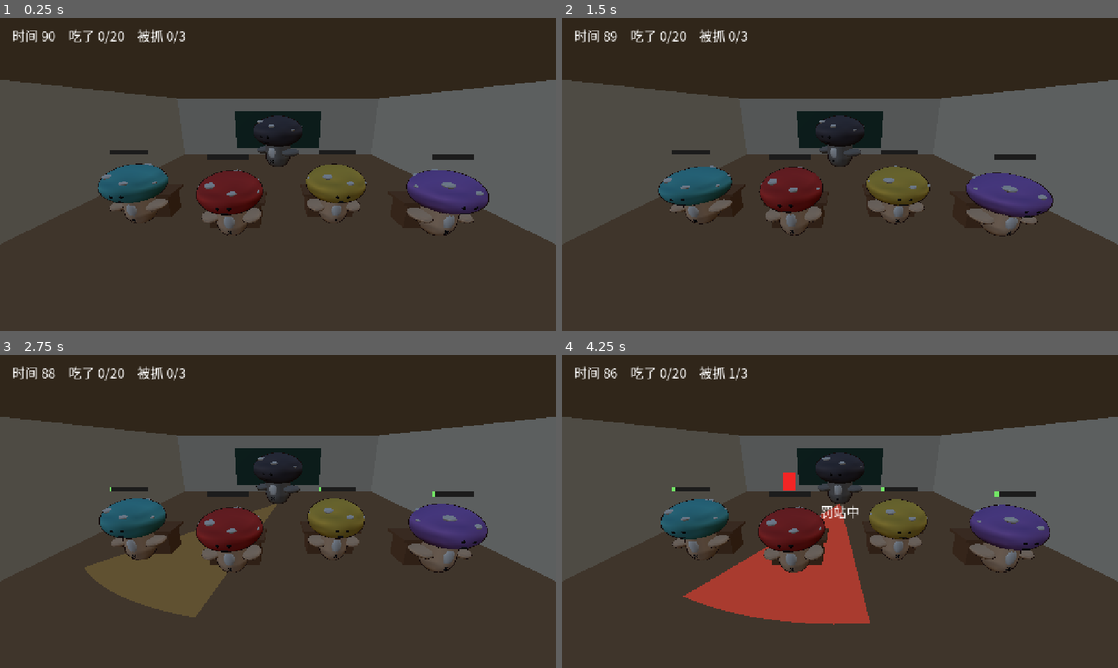
Above: before the commit, frames 1-4 (two rows, left to right).
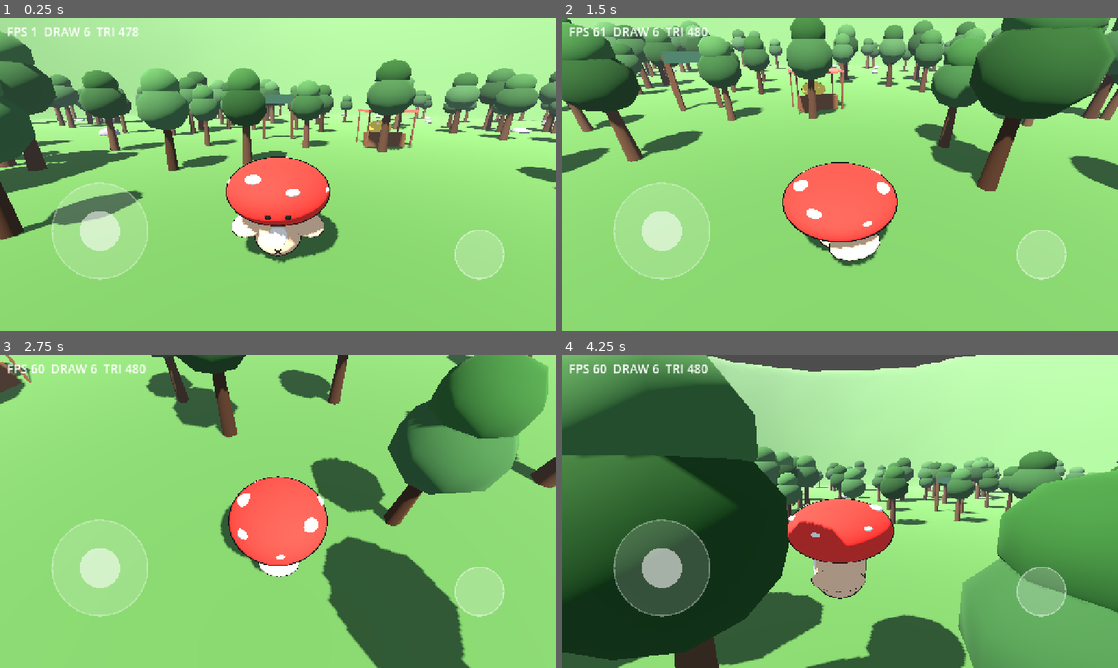
Above: after the commit, the same moments.

Repository: tuzkimo/fungi-party
Game: Godot game, scene res://game/main.tscn
The game is run twice, just before and just after one commit, with the same random seed, the same clock (stepped at 60 frames per second) and the same inputs. Before the commit the project starts from res://game/minigame/classroom.tscn.
Inputs (mouse positions are in pixels of both pictures, inside the frame that each line leads up to):
- Up to frame 1 (0.25 s): no input
- Up to frame 2 (1.5 s): move the mouse to (962, 158) at 0.52 s; hold D (move_right) 0.53-1.25 s; hold Shift (run) 0.53-1.25 s; click (962, 158) at 0.67 s; tap Space (jump) at 0.77 s; drag from (728, 190) to (812, 237) at 1.27 s
- Up to frame 3 (2.75 s): move the mouse to (333, 442) at 2.02 s; hold D (move_right) from 2.03 s (still down); hold Shift (run) from 2.03 s (still down)
- Up to frame 4 (4.25 s): release D (move_right) at 2.75 s; release Shift (run) at 2.75 s; drag from (812, 574) to (673, 464) at 2.77 s; move the mouse to (1006, 558) at 3.52 s; hold A (move_left) from 3.53 s (still down); hold Ctrl (orbit) from 3.53 s (still down); tap Space (jump) at 3.77 s; tap Shift (run) at 3.8 s

The runs differ from the first frame. In frame 1, 97% of the frame differs, in the area x 0-100%, y 0-100%; in frame 2, 98%; in frame 3, 99%; in frame 4, 99%.

Commit message:
v2 收尾：校门往返、无头往返验证、docs 更新

Diff:
--- a/game/minigame/classroom.gd
+++ b/game/minigame/classroom.gd
@@ -41,6 +41,9 @@
 
 	for i in Config.NPC_GUTS.size():
 		_npcs.append(NpcSeat.new(Config.NPC_GUTS[i], i + 11))
+
+	_ui.again_pressed.connect(func() -> void: get_tree().reload_current_scene())
+	_ui.forest_pressed.connect(func() -> void: get_tree().change_scene_to_file(Config.FOREST_PATH))
 
 
 func _input(event: InputEvent) -> void:
--- /dev/null
+++ b/game/world/door.gd
@@ -0,0 +1,79 @@
+class_name ClassroomDoor
+extends Node3D
+
+## 森林校门：站在门口 1 秒进教室。用区域内的 body 列表每帧判，
+## 不缓存进入事件——场景往返后旧的信号连接会指向已释放的节点。
+
+const HOLD_SECONDS := 1.0
+const WOOD := Color(0.34, 0.23, 0.15)
+const BOARD := Color(0.16, 0.32, 0.26)
+const RING_COLOR := Color(0.95, 0.85, 0.35)
+
+var _area: Area3D
+var _ring: MeshInstance3D
+var _hold := 0.0
+
+
+func _ready() -> void:
+	var wood := _solid(WOOD)
+	_box("PostLeft", Vector3(0.28, 3.0, 0.28), Vector3(-1.1, 1.5, 0.0), wood)
+	_box("PostRight", Vector3(0.28, 3.0, 0.28), Vector3(1.1, 1.5, 0.0), wood)
+	_box("Lintel", Vector3(2.5, 0.35, 0.35), Vector3(0.0, 3.0, 0.0), wood)
+	_box("Sign", Vector3(2.3, 0.6, 0.08), Vector3(0.0, 3.05, 0.22), _solid(BOARD))
+
+	var ring_mesh := CylinderMesh.new()
+	ring_mesh.top_radius = 0.9
+	ring_mesh.bottom_radius = 0.9
+	ring_mesh.height = 0.02
+	ring_mesh.radial_segments = 24
+	_ring = MeshInstance3D.new()
+	_ring.name = "HoldRing"
+	_ring.mesh = ring_mesh
+	_ring.material_override = _solid(RING_COLOR)
+	_ring.position = Vector3(0.0, 0.01, 0.0)
+	_ring.scale = Vector3(0.1, 1.0, 0.1)
+	add_child(_ring)
+
+	_area = Area3D.new()
+	_area.name = "Trigger"
+	_area.position = Vector3(0.0, 1.0, 0.0)
+	var shape := CollisionShape3D.new()
+	var box := BoxShape3D.new()
+	box.size = Vector3(2.2, 2.0, 1.6)
+	shape.shape = box
+	_area.add_child(shape)
+	add_child(_area)
+
+
+func _physics_process(delta: float) -> void:
+	var inside := false
+	for body in _area.get_overlapping_bodies():
+		if body is Player:
+			inside = true
+			break
+
+	_hold = _hold + delta if inside else 0.0
+	if _hold >= HOLD_SECONDS:
+		get_tree().change_scene_to_file(Config.CLASSROOM_PATH)
+		return
+
+	var progress := 0.1 + 0.9 * minf(_hold / HOLD_SECONDS, 1.0)
+	_ring.scale = Vector3(progress, 1.0, progress)
+
+
+func _box(node_name: String, size: Vector3, pos: Vector3, material: Material) -> void:
+	var mesh := BoxMesh.new()
+	mesh.size = size
+	var node := MeshInstance3D.new()
+	node.name = node_name
+	node.mesh = mesh
+	node.position = pos
+	node.material_override = material
+	add_child(node)
+
+
+func _solid(color: Color) -> StandardMaterial3D:
+	var material := StandardMaterial3D.new()
+	material.albedo_color = color
+	material.roughness = 0.9
+	return material
--- a/game/world/forest.tscn
+++ b/game/world/forest.tscn
@@ -1,10 +1,11 @@
-[gd_scene load_steps=8 format=3]
+[gd_scene load_steps=9 format=3]
 
 [ext_resource type="Script" path="res://game/world/terrain.gd" id="1_terrain"]
 [ext_resource type="Script" path="res://game/world/forest_gen.gd" id="2_trees"]
 [ext_resource type="PackedScene" path="res://game/player/mushroom.tscn" id="3_player"]
 [ext_resource type="Script" path="res://game/world/daynight.gd" id="4_day"]
 [ext_resource type="Script" path="res://game/world/stall.gd" id="5_stall"]
+[ext_resource type="Script" path="res://game/world/door.gd" id="6_door"]
 
 [sub_resource type="ProceduralSkyMaterial" id="Sky_1"]
 sky_top_color = Color(0.33, 0.5, 0.78, 1)
@@ -47,6 +48,10 @@
 position = Vector3(7, 0, -11)
 script = ExtResource("5_stall")
 
+[node name="ClassroomDoor" type="Node3D" parent="."]
+position = Vector3(0, 0, -14)
+script = ExtResource("6_door")
+
 [node name="DayNight" type="Node" parent="."]
 script = ExtResource("4_day")
 sun_path = NodePath("../Sun")
--- a/project.godot
+++ b/project.godot
@@ -5,7 +5,7 @@
 [application]
 
 config/name="菌子派对"
-run/main_scene="res://game/minigame/classroom.tscn"
+run/main_scene="res://game/main.tscn"
 config/features=PackedStringArray("4.7", "Mobile")
 config/icon="res://icon.svg"
 
Not shown, added: game/world/door.gd.uid
Not shown, changed: AGENTS.md
Not shown, changed: CLAUDE.md
Not shown, changed: docs/perf-log.md
Not shown, changed: docs/superpowers/specs/2026-10-17-fungi-party-design.md
